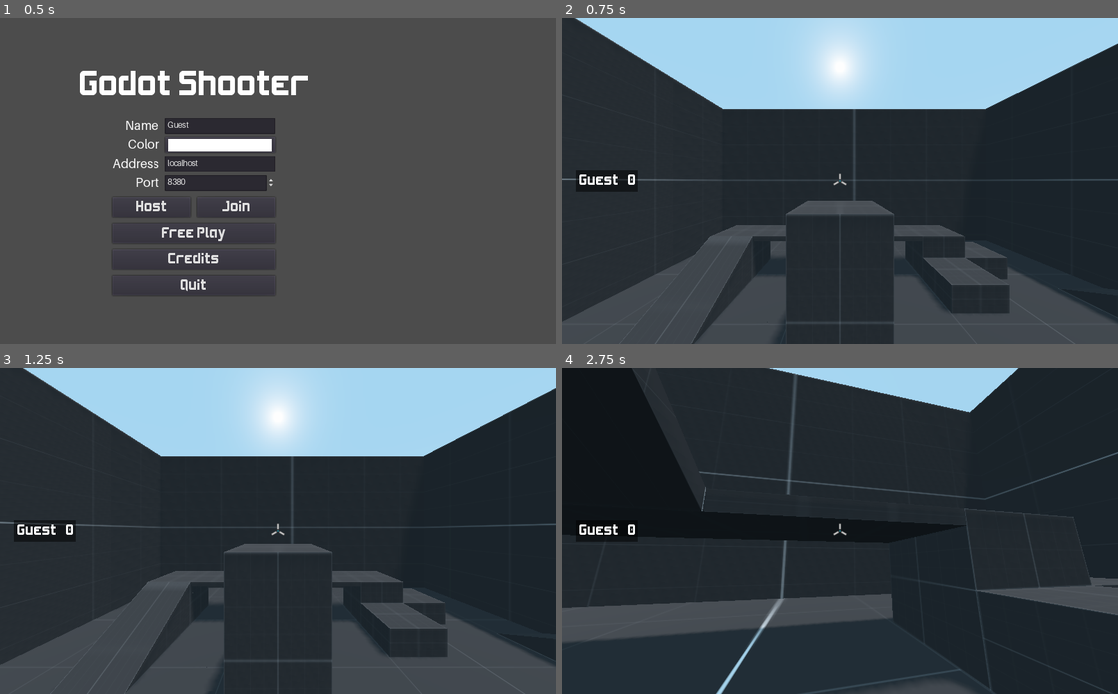
Above: before the commit, frames 1-4 (two rows, left to right).
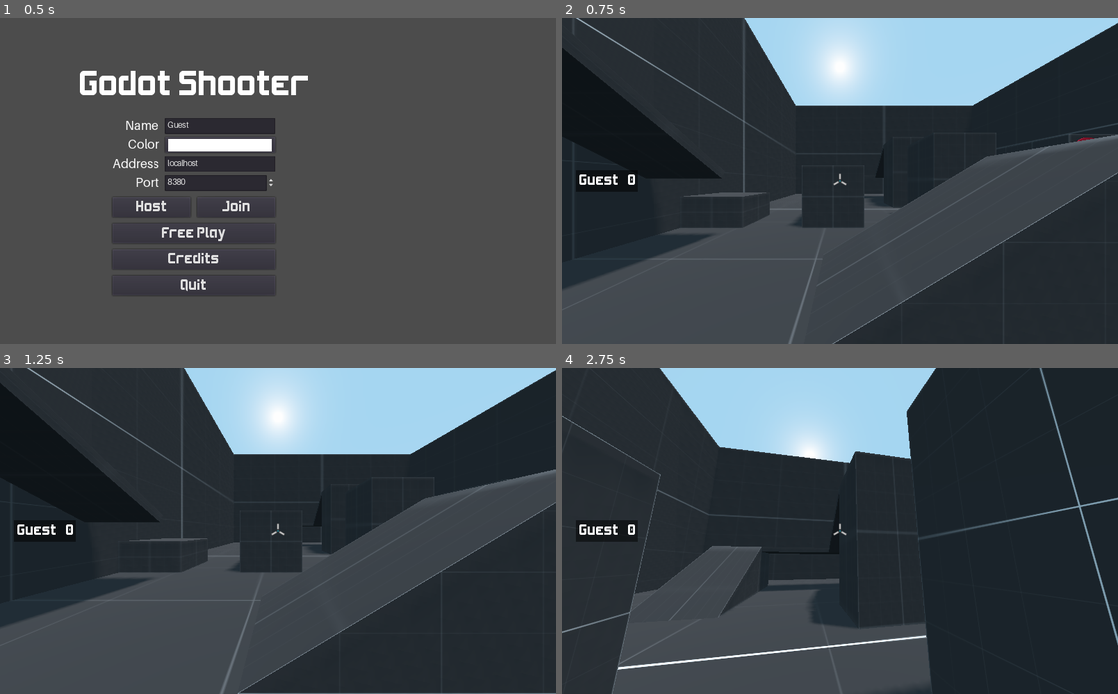
Above: after the commit, the same moments.

Repository: kdreese/godot-3D-shooter-project
Game: Godot game, scene res://src/states/Menu.tscn
The game is run twice, just before and just after one commit, with the same random seed, the same clock (stepped at 60 frames per second) and the same inputs.
Inputs (mouse positions are in pixels of both pictures, inside the frame that each line leads up to):
- Up to frame 1 (0.5 s): no input
- Up to frame 2 (0.75 s): click "Free Play" at 0.5 s
- Up to frame 3 (1.25 s): no input
- Up to frame 4 (2.75 s): tap Enter at 1.25 s; move the mouse to (867, 531) at 1.27 s; press the mouse at (867, 531) at 1.28 s; hold W (move_forwards) from 1.28 s (still down); tap Space (jump) at 1.52, 2.27 s; move the mouse to (812, 531) at 2.02 s; release the mouse at (812, 531) at 2.03 s; click (812, 531) at 2.1 s

Frame 1 is identical in both runs. In frame 2, 37% of the frame differs, in the area x 0-100%, y 0-100%; in frame 3, 37%; in frame 4, 39%.

Commit message:
Added randomized selection of set spawn points

Diff:
--- a/src/levels/Level.tscn
+++ b/src/levels/Level.tscn
@@ -208,8 +208,19 @@
 depth = 7.0
 material = ExtResource( 2 )
 
-[node name="PlayerSpawnPoint" type="Position3D" parent="."]
-transform = Transform( 1, 0, 0, 0, 1, 0, 0, 0, 1, -2.5, 7.75, 5.5 )
+[node name="SpawnPoints" type="Node" parent="."]
+
+[node name="PlayerSpawnPoint" type="Position3D" parent="SpawnPoints" groups=["SpawnPoints"]]
+transform = Transform( -4.37114e-08, 0, 1, 0, 1, 0, -1, 0, -4.37114e-08, 14.5, 0.75, 11.5 )
+
+[node name="PlayerSpawnPoint2" type="Position3D" parent="SpawnPoints" groups=["SpawnPoints"]]
+transform = Transform( -1, 0, -8.74228e-08, 0, 1, 0, 8.74228e-08, 0, -1, 8.5, 0.75, -19.5 )
+
+[node name="PlayerSpawnPoint3" type="Position3D" parent="SpawnPoints" groups=["SpawnPoints"]]
+transform = Transform( 1, 0, 0, 0, 1, 0, 0, 0, 1, -11.5, 0.75, 19.5 )
+
+[node name="PlayerSpawnPoint4" type="Position3D" parent="SpawnPoints" groups=["SpawnPoints"]]
+transform = Transform( -4.37114e-08, 0, -1, 0, 1, 0, 1, 0, -4.37114e-08, -19.5, 0.75, -10.5 )
 
 [node name="DirectionalLight" type="DirectionalLight" parent="."]
 transform = Transform( 0.806681, -0.546832, 0.224144, -0.109382, 0.23457, 0.965926, -0.580777, -0.803711, 0.129409, 0, 7, 0 )
--- a/src/objects/Player.gd
+++ b/src/objects/Player.gd
@@ -1,4 +1,7 @@
 extends KinematicBody
+
+
+signal respawn
 
 
 const MOUSE_SENS = Vector2(0.0025, 0.0025)
@@ -118,7 +121,7 @@
 
 remote func ive_been_hit():
 	$Blood.emitting = true
-	translation = get_tree().get_root().get_node("Game/Level/PlayerSpawnPoint").translation
+	emit_signal("respawn")
 	respawn_timer = RESPAWN_TIME
 	iframe_timer = IFRAME_TIME
 	is_active = false
--- a/src/objects/Player.tscn
+++ b/src/objects/Player.tscn
@@ -32,7 +32,7 @@
 material = SubResource( 7 )
 size = Vector2( 0.1, 0.1 )
 
-[node name="Player" type="KinematicBody"]
+[node name="Player" type="KinematicBody" groups=["Players"]]
 collision_layer = 2
 script = ExtResource( 1 )
 
--- a/src/states/Game.gd
+++ b/src/states/Game.gd
@@ -1,5 +1,7 @@
 extends Node
 
+
+const SPAWN_CAMP_REPELLANT_RADIUS := 3
 
 onready var pause_menu := $"%PauseMenu" as Control
 
@@ -7,6 +9,8 @@
 var target_transforms := []
 # The ID of the most recently spawned target. Each target has a unique ID to to synchronization between clients.
 var target_id := 0
+# A list of all the possible spawn locations within the current level.
+var spawn_transforms := []
 
 
 func _ready() -> void:
@@ -17,6 +21,7 @@
 
 	var curr_level := preload("res://src/levels/Level.tscn").instance() as Spatial
 	add_child(curr_level)
+	spawn_transforms = get_tree().get_nodes_in_group("SpawnPoints")
 	store_target_data()
 
 	spawn_new_targets_if_host()
@@ -110,13 +115,15 @@
 # Spawn the player that we are controlling.
 func spawn_player() -> void:
 	var my_player := preload("res://src/objects/Player.tscn").instance() as KinematicBody
+	var error := my_player.connect("respawn", self, "set_spawn_point", [my_player])
+	assert(not error)
 	my_player.get_node("Nameplate").hide()
 	if get_tree().network_peer:
 		var self_peer_id := get_tree().get_network_unique_id()
 		my_player.set_name(str(self_peer_id))
 		my_player.set_network_master(self_peer_id)
 	my_player.get_node("Camera").current = true
-	my_player.translation = get_node("Level/PlayerSpawnPoint").translation
+	set_spawn_point(my_player)
 	$Players.add_child(my_player)
 	Input.mouse_mode = Input.MOUSE_MODE_CAPTURED
 
@@ -138,6 +145,32 @@
 		sync_targets(player_id)
 
 
+func set_spawn_point(my_player) -> void:
+	var i := 0
+	var spawn_transforms_available := []
+	var num_open := 0
+	for p in spawn_transforms:
+		var num_adj_players := 0
+		for player in get_tree().get_nodes_in_group("Players"):
+			if player == my_player:
+				continue
+			if player.translation.distance_to(p.translation) < SPAWN_CAMP_REPELLANT_RADIUS:
+				num_adj_players += 1
+		if num_adj_players <= 0:
+			spawn_transforms_available.append(spawn_transforms[i])
+			num_open += 1
+		i += 1
+	var rand_spawn: Position3D
+	if num_open > 0:
+		var rand := randi() % num_open
+		rand_spawn = spawn_transforms_available[rand]
+	else:
+		push_warning("Couldn't find available spawn point")
+		rand_spawn = spawn_transforms[randi() % len(spawn_transforms)]
+	my_player.translation = rand_spawn.translation
+	my_player.rotation = rand_spawn.rotation
+
+
 # De-spawn a player controlled by another person.
 # :param player_id: The ID of the player to de-spawn.
 func remove_peer_player(player_id: int) -> void:
